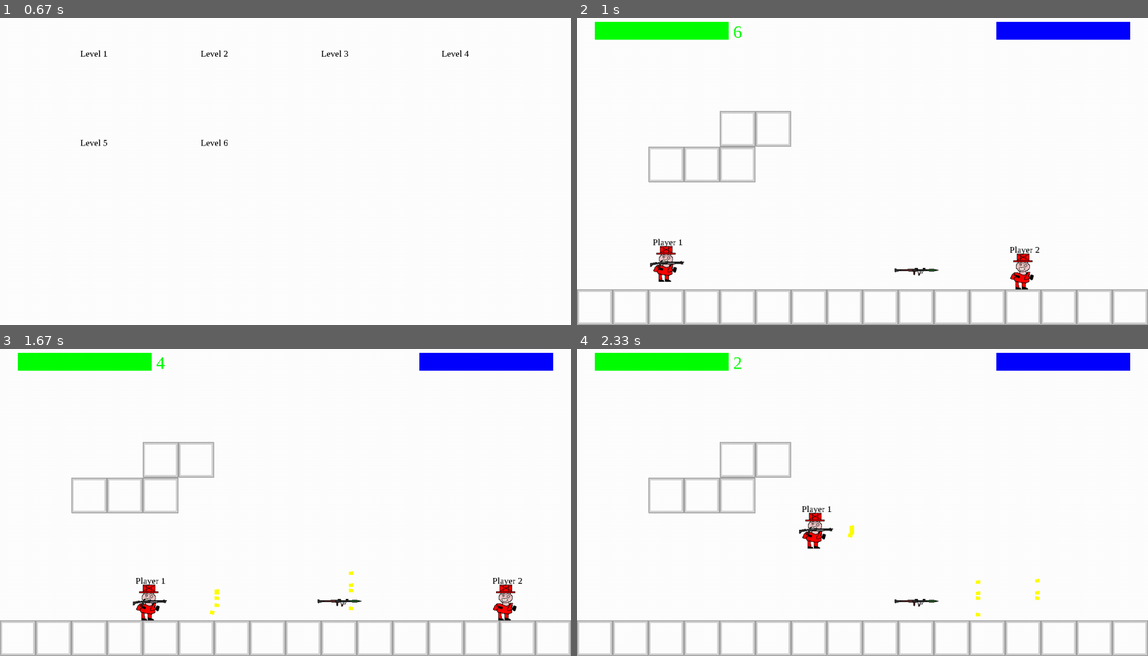
Above: before the commit, frames 1-4 (two rows, left to right).
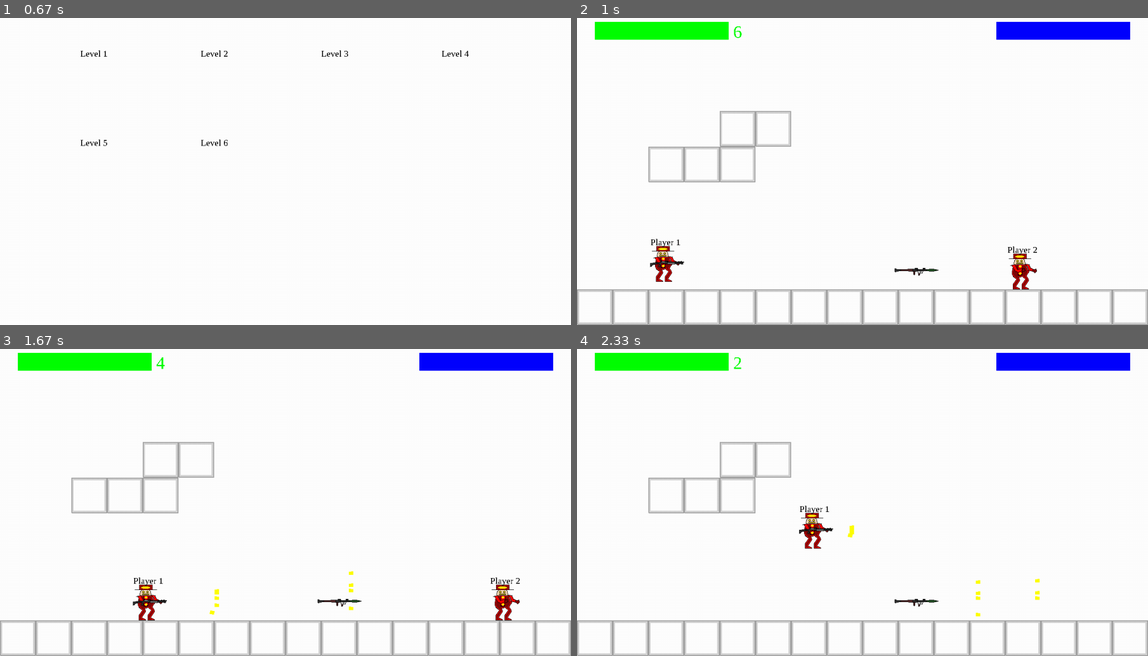
Above: after the commit, the same moments.

Repository: Me07111/Pygame-Platformer
Game: pygame game, started from Code/main.py
Two runs of this game, one before a commit and one after it. Both use one fixed random seed, a clock stepped at 60 frames per second and the inputs below.
Inputs:
- Up to frame 1 (0.67 s): click "Play" at 0.38 s
- Up to frame 2 (1 s): click "Level 2" at 0.72 s
- Up to frame 3 (1.67 s): tap Space at 1, 1.4 s; hold Right from 1.33 s (still down); hold D from 1.33 s (still down)
- Up to frame 4 (2.33 s): tap Space at 1.7, 1.9, 2.23 s; release Right at 1.8 s; release D at 1.8 s; hold Up 1.83-2.13 s; hold W 1.83-2.13 s; hold Right from 2.17 s (still down); hold D from 2.17 s (still down)

Frame 1 is identical in both runs. In frame 2, 0.8% of the frame differs, in the area x 12-81%, y 71-89%; in frame 3, 0.8%, in the area x 23-92%, y 74-89%; in frame 4, 0.4%.

Commit message:
started makeing animation system and made art

Diff:
--- a/Code/config.py
+++ b/Code/config.py
@@ -58,6 +58,8 @@
     player2Mappings
 ]
 
+spriteSheetPaths = ["Graphics/Character.png","Graphics/PlayerRunningSpriteSheet.png"]
+
 healthBarSize = pygame.math.Vector2(300,40)
 
 healthBarPoses = [
--- a/Code/player.py
+++ b/Code/player.py
@@ -1,5 +1,5 @@
 import pygame
-from config import renderText,scaleRect,scaleValue
+from config import renderText,scaleRect,scaleValue, spriteSheetPaths
 class Character(pygame.sprite.Sprite):
     def __init__(self,InPos,surface,keys,name : str,height : int):
         super().__init__()
@@ -11,10 +11,12 @@
         self.lastJumpTime = -self.jumpDelay
         self.speed = scaleValue(height,400)
         self.surface = surface
-        self.origImage =pygame.transform.scale(pygame.image.load("Graphics\Character.png"),scaleRect(height,(60,80)))
+        self.spriteSheets = []
+        for spriteSheet in spriteSheetPaths:
+            self.spriteSheets.append(pygame.image.load(spriteSheet))
+        self.origImage =pygame.transform.scale(pygame.image.load("Graphics\Character.png"),scaleRect(height,(70,80)))
         self.image = self.origImage
         self.rect = self.image.get_rect()
-        print(self.rect)
         self.rect.center = InPos
         self.leftKey = keys[0]
         self.rightKey = keys[1]
Binary file changed: Code/Graphics/Character.png
Binary file added: Code/Graphics/PlayerRunningSpriteSheet.png
Binary file changed: Graphics/Character.png
Binary file added: Graphics/PlayerRunningSpriteSheet.png
